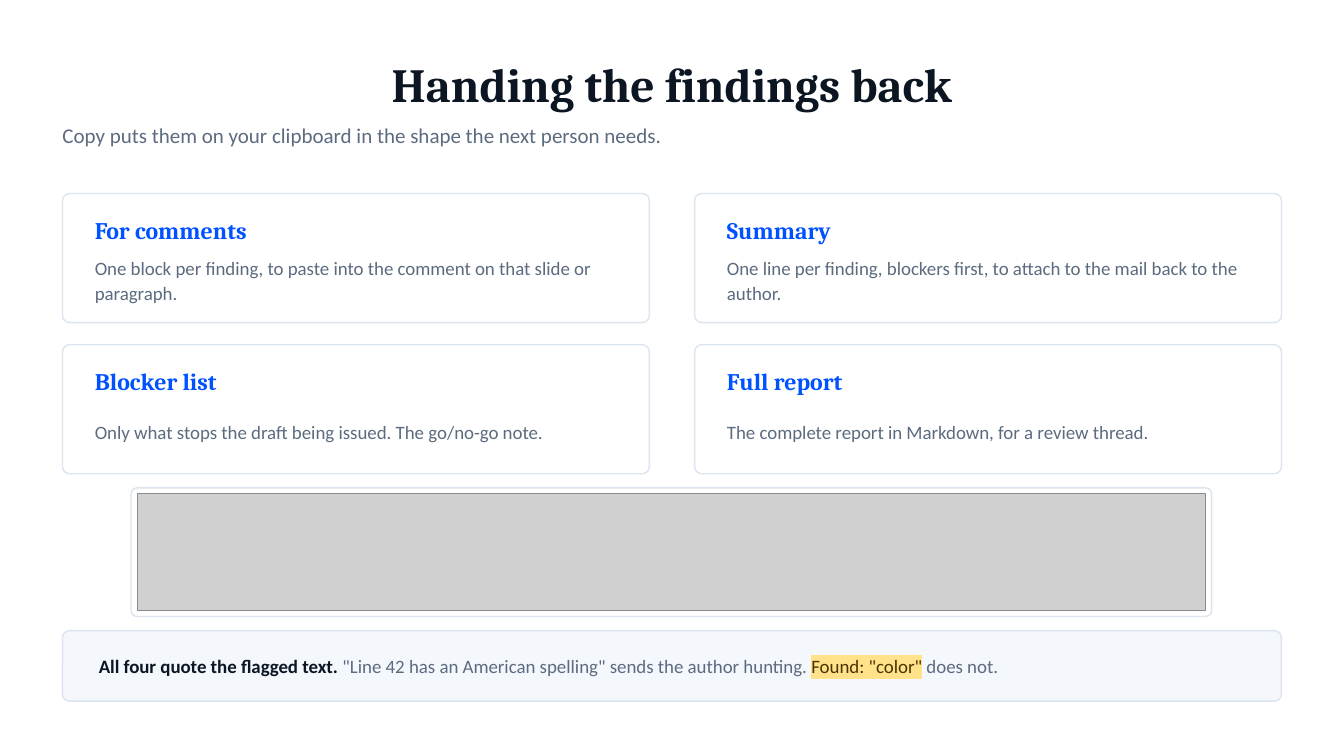
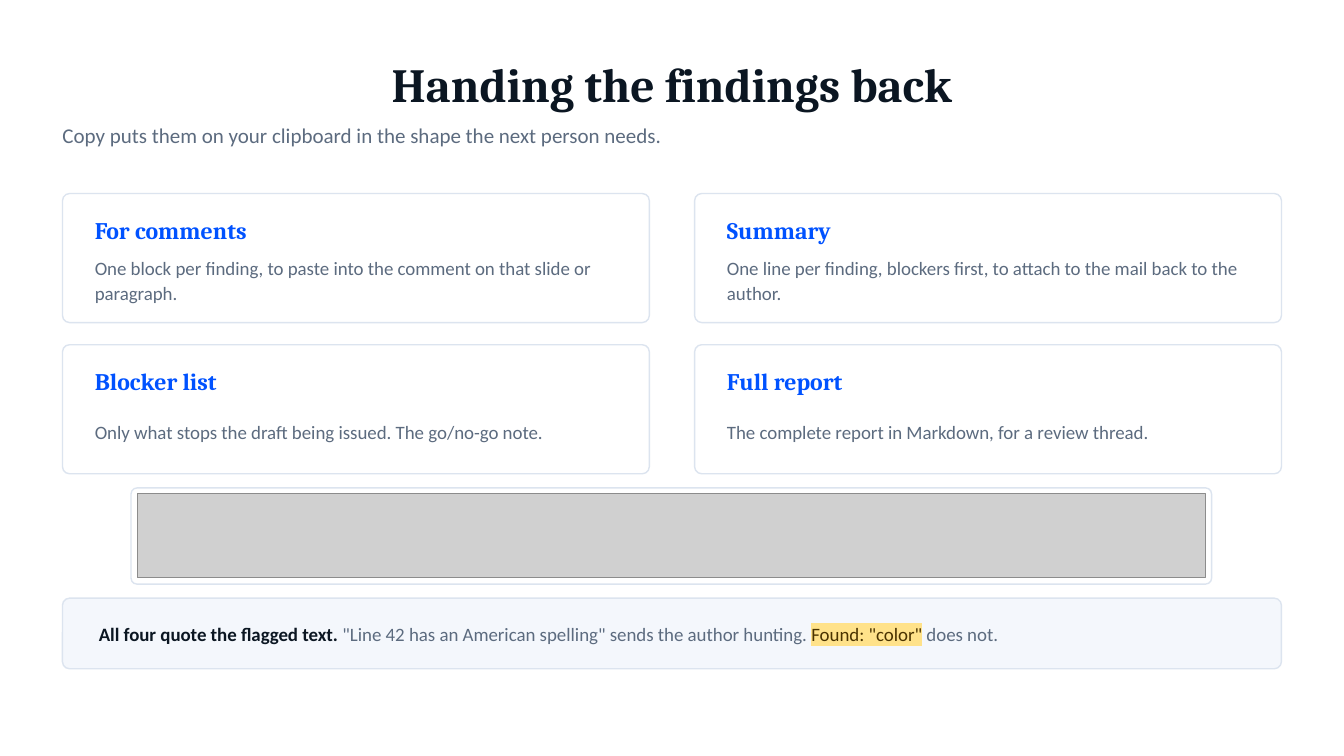
Before and after one commit to CyberNarwal/levelblue-scorecard, a slide deck: slide 10 of Report QA - team walkthrough.pptx. Drawn at 1344x756 pixels with LibreOffice and Linux fonts; fonts in the diff are those of the drawing; grey boxes stand for pictures. Boxes give left, top, right and bottom in pixels: in the first picture for what was removed or moved away, otherwise in the second. Text is boxed around its words. In the diff, an @@ line names an element or a change of style, - is before the commit and + after.

```diff
--- a/Report QA - team walkthrough.pptx
+++ b/Report QA - team walkthrough.pptx
@@ rounded rectangle: place and size @@
-rounded rectangle at (131,488,1212,617)
+rounded rectangle at (131,488,1212,584)
@@ rounded rectangle at (131,488,1212,584): proportions changed @@
@@ picture: place and size @@
-picture at (137,494,1206,611)
+picture at (137,494,1206,578)
@@ rounded rectangle: place and size @@
-rounded rectangle at (63,631,1281,702)
+rounded rectangle at (63,598,1281,668)
@@ text "All four quote the flagged ...": place and size @@
-text "All four quote the flagged ..." at (99,657,998,678)
+text "All four quote the flagged ..." at (99,625,998,646)
```
Also in this commit, not shown: 5 other slides changed, 15 other files.
